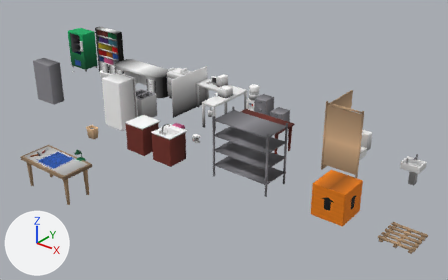
Before and after pictures for a commit that changed the Blender file Assets/Meshes/Office.blend.
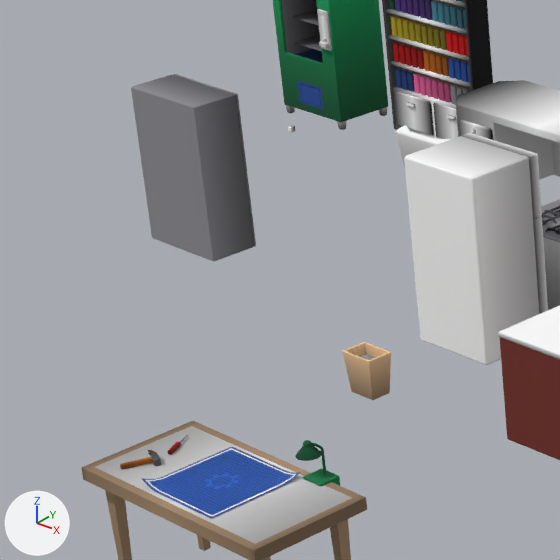
Old and new are each drawn whole from a 50 mm lens placed at (13.77, -16.42, 9.38), pointed at (2.35, -2.14, 0.53) and again close up on the part from 0% to 31% of the width and 14% to 64% of the height. Every picture has the same lights, and +X, +Y and +Z are marked at lower left. The last two pictures show the newer version.

Names of what the first close-up shows: 'Books', 'Bookshelf', 'Cabinet', 'CraftingTable', 'Fridge', 'KitchenCabinet', 'LargeDesk', 'NiceOfficeChair', 'Oven', 'Trash', 'VendingMachine' and 4 more.
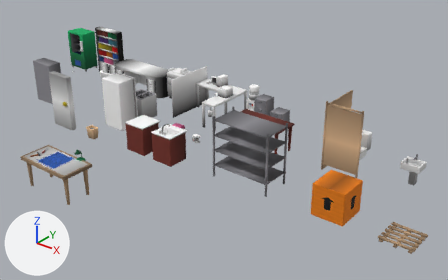
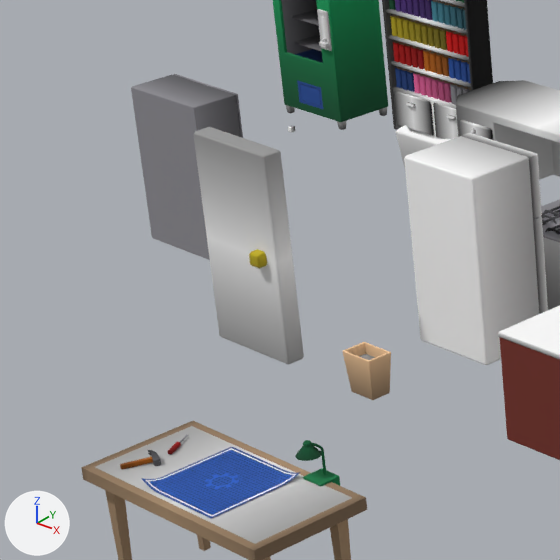
The change, as a diff of the scene's bpy script:
```diff
--- a/Assets/Meshes/Office.blend.py
+++ b/Assets/Meshes/Office.blend.py
@@ me_cube_044 @@
+me_cube_044.from_pydata(...)  # 20 vertices, 16 faces; spans x 0.0..1.0, y -0.2..0.2, z 0.0..2.0
+me_cube_044.materials.append(mat_gradcolor)  # picture img_crayola_13_grad_png
@@ ob_door @@
+ob_door = bpy.data.objects.new('Door', me_cube_044)
+ob_door.location = (-4.0, -4.0, 0.0)
+_m = ob_door.modifiers.new('Bevel', 'BEVEL')
+_m.width = 0.025
+_m.width_pct = 0.025
+_m.harden_normals = True
```

What differs and where, as boxes [x1, y1, x2, y2] in the close-ups (560 x 560 px):
'Door', added: after [193, 127, 304, 365]
